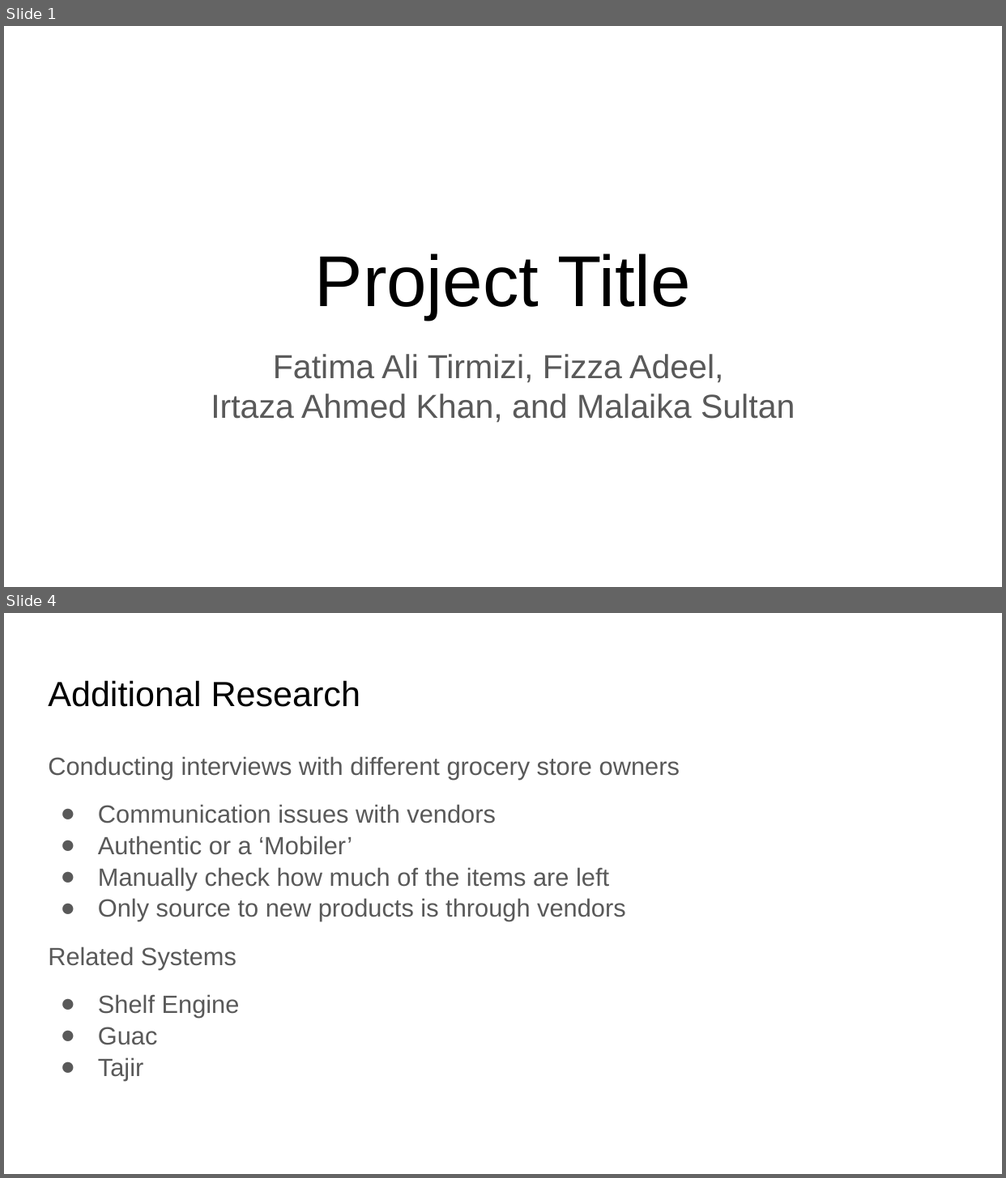
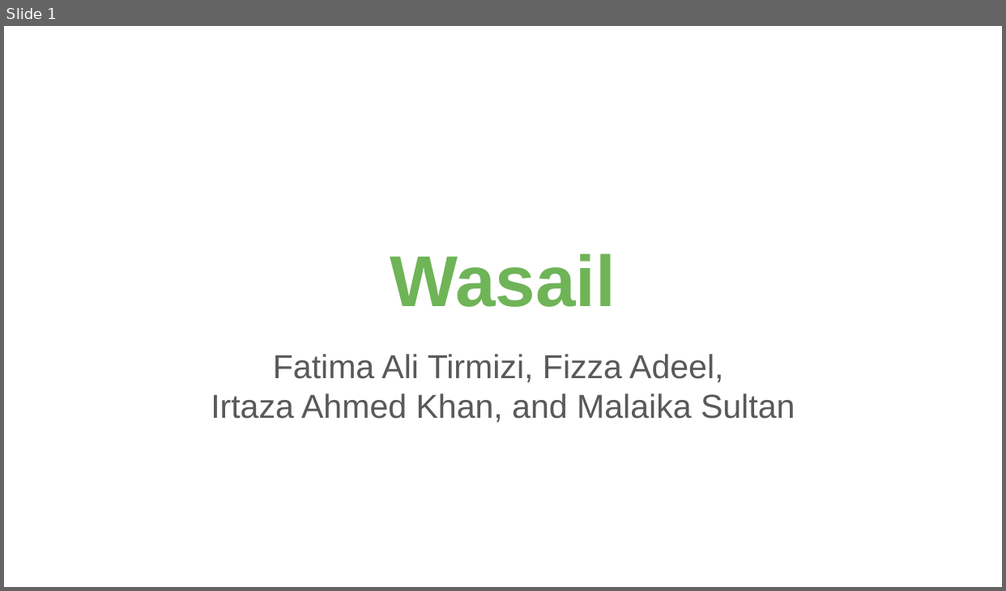
Before and after one commit to yrrebeere/prj-403, a slide deck: Project Proposal/Presentation/Presentation.pptx. Shown one above the other, each under a label of ours: slides 1 and 4 before the commit, slide 1 after it; the slides between them are not shown. The pictures are 1006x1178 and 1006x591 pixels, drawn with LibreOffice and Linux fonts; fonts in the diff are those of the drawing. Boxes give left, top, right and bottom in pixels: in the first picture for what was removed or moved away, otherwise in the second. Text is boxed around its words. In the diff, an @@ line names an element or a change of style, - is before the commit and + after.

```diff
--- a/Project Proposal/Presentation/Presentation.pptx
+++ b/Project Proposal/Presentation/Presentation.pptx
@@ slide 4 removed at [4,613,1002,1174], background #FFFFFF @@
@@ title removed at [48,680,360,707] @@
-Additional Research
@@ text removed at [48,756,680,1080] @@
-Conducting interviews with different grocery store owners
-● Communication issues with vendors
-● Authentic or a ‘Mobiler’
-● Manually check how much of the items are left
-● Only source to new products is through vendors
-Related Systems
-● Shelf Engine
-● Guac
-● Tajir
@@ slide 1 changed as well @@
@@ title at [390,254,616,307]: text changed; text colour #000000 to #6FB457; bold on @@
-Project Title
+Wasail
```
Also in this commit, not shown: 5 other slides changed, 9 slides added, 6 other slides removed, 1 other file.
